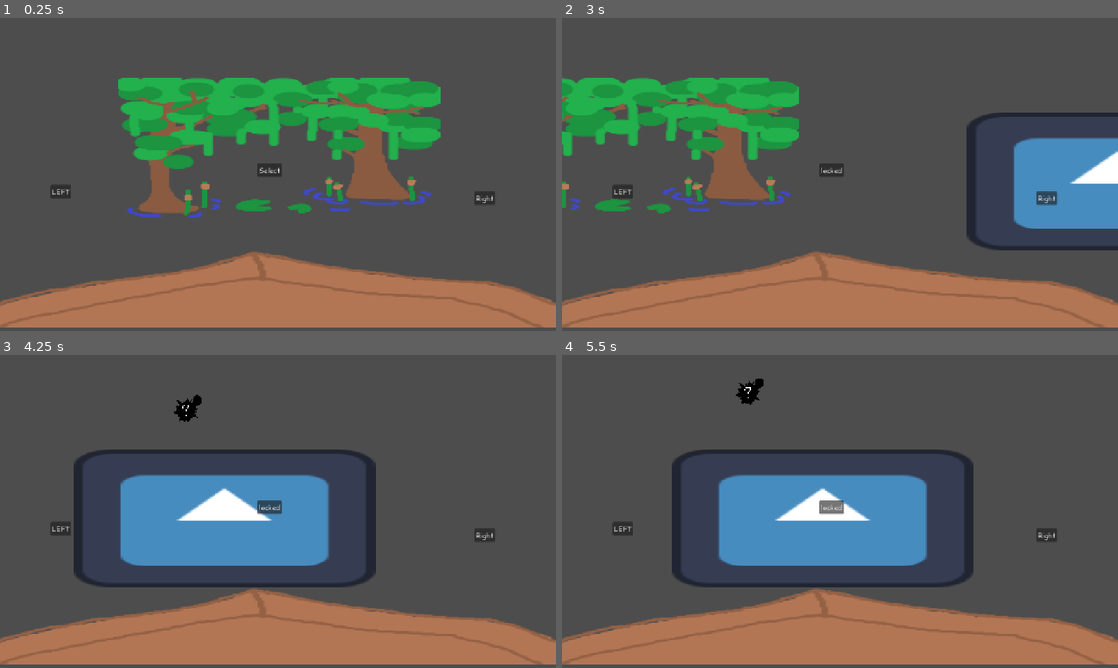
Above: before the commit, frames 1-4 (two rows, left to right).
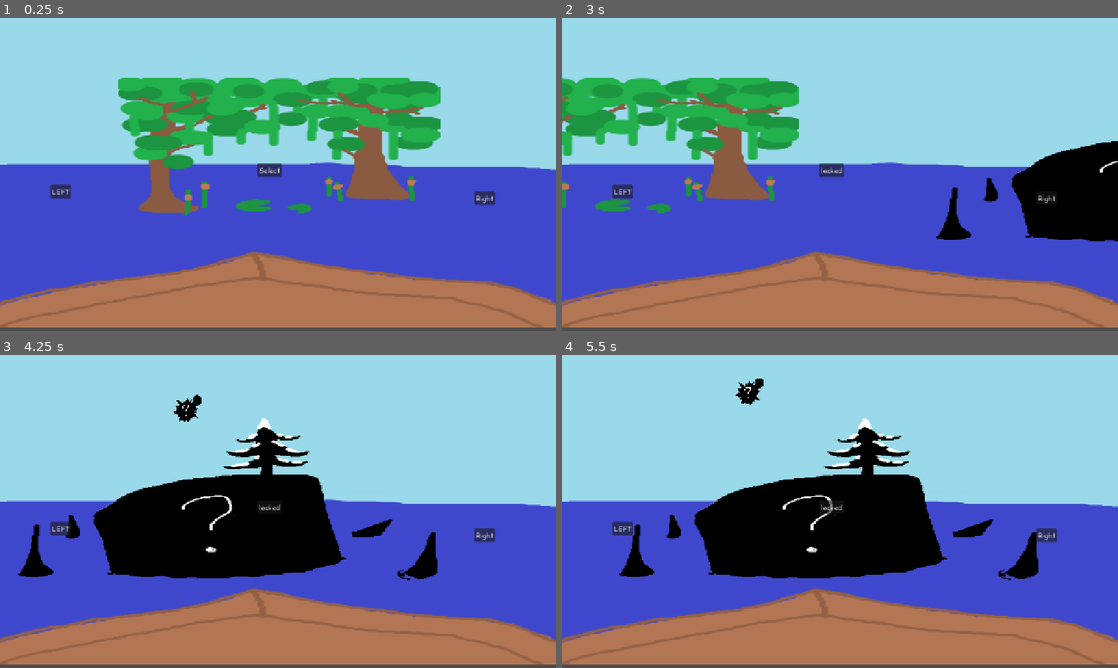
Above: after the commit, the same moments.

Repository: Animo105/game-jam-sherbrooke-2026
Game: Godot game, scene res://level_select.tscn
Two runs of this game, one before a commit and one after it. Both use one fixed random seed, a clock stepped at 60 frames per second and the inputs below. This scene is started directly instead of the project's main scene. The engine's default icon, where the game draws it, is replaced by a stand-in: a white triangle on a blue panel in a dark square.
Inputs (mouse positions are in pixels of both pictures, inside the frame that each line leads up to):
- Up to frame 1 (0.25 s): no input
- Up to frame 2 (3 s): click "LEFT" at 0.5 s; click "Right" at 1.25 s; click "Select" at 2 s; tap Enter at 2.75 s; move the mouse to (962, 158) at 2.77 s; hold D (right) from 2.78 s (still down); click (962, 158) at 2.92 s
- Up to frame 3 (4.25 s): move the mouse to (166, 527) at 3.52 s; release D (right) at 3.53 s; hold A (left) from 3.53 s (still down)
- Up to frame 4 (5.5 s): move the mouse to (895, 442) at 4.27 s; release A (left) at 4.28 s; hold D (right) from 4.28 s (still down); move the mouse to (812, 574) at 5.02 s; click (812, 574) at 5.17 s

The runs differ from the first frame. In frame 1, 69% of the frame differs, in the area x 0-100%, y 0-93%; in frame 2, 73%; in frame 3, 82%; in frame 4, 82%.

Commit message:
océan pour émeric

Diff:
--- a/level_select.gd
+++ b/level_select.gd
@@ -7,7 +7,6 @@
 @onready var fish_display: HFlowContainer = $FishDisplay
 
 var stages: Array
-var current_stage : int = 0
 var tween : Tween
 var tween2 : Tween
 # Called when the node enters the scene tree for the first time.
@@ -24,12 +23,12 @@
 		_on_button_2_pressed()
 
 func _on_button_pressed() -> void:
-	if current_stage != 0:
+	if Globals.current_habitat != 0:
 		if tween:
 			if tween.is_running():
 				return
 			tween.kill()
-		if !Globals.level_unlocked.has(current_stage-1):
+		if !Globals.level_unlocked.has(Globals.current_habitat-1):
 			select_button.text = "locked"
 		else:
 			select_button.text = "select"
@@ -37,22 +36,22 @@
 		tween.set_parallel()
 		tween.set_trans(Tween.TRANS_BACK)
 		tween.set_ease(Tween.EASE_OUT)
-		tween.tween_property(stages[current_stage], "position:x", 1700, 2.0)
-		tween.tween_property(stages[current_stage-1], "position:x", 600, 2.0)
-		current_stage -= 1
+		tween.tween_property(stages[Globals.current_habitat], "position:x", 1700, 2.0)
+		tween.tween_property(stages[Globals.current_habitat-1], "position:x", 600, 2.0)
+		Globals.current_habitat -= 1
 		for child in fish_display.get_children():
 			fish_display.remove_child(child)
 		#await tween.finished
 		display_fishes()
-	print(current_stage)
+	print(Globals.current_habitat)
 
 func _on_button_2_pressed() -> void:
-	if current_stage != stages.size()-1:
+	if Globals.current_habitat != stages.size()-1:
 		if tween:
 			if tween.is_running():
 				return
 			tween.kill()
-		if !Globals.level_unlocked.has(current_stage+1):
+		if !Globals.level_unlocked.has(Globals.current_habitat+1):
 			select_button.text = "locked"
 		else:
 			select_button.text = "select"
@@ -60,14 +59,14 @@
 		tween.set_parallel()
 		tween.set_trans(Tween.TRANS_BACK)
 		tween.set_ease(Tween.EASE_OUT)
-		tween.tween_property(stages[current_stage], "position:x", -500, 2.0)
-		tween.tween_property(stages[current_stage+1], "position:x", 600, 2.0)
-		current_stage += 1
+		tween.tween_property(stages[Globals.current_habitat], "position:x", -500, 2.0)
+		tween.tween_property(stages[Globals.current_habitat+1], "position:x", 600, 2.0)
+		Globals.current_habitat += 1
 		for child in fish_display.get_children():
 			fish_display.remove_child(child)
 		#await tween.finished
 		display_fishes()
-	print(current_stage)
+	print(Globals.current_habitat)
 
 
 func _on_select_pressed() -> void:
@@ -75,7 +74,7 @@
 
 func display_fishes() -> void:
 	for x : FishResource in FishManager.fish_list.values():
-		if x.habitat == current_stage:
+		if x.habitat == Globals.current_habitat:
 			print("here")
 			var fish_display_texture : TextureRect = TextureRect.new()
 			fish_display_texture.expand_mode = TextureRect.EXPAND_IGNORE_SIZE
--- a/level_select.tscn
+++ b/level_select.tscn
@@ -2,12 +2,18 @@
 
 [ext_resource type="Script" uid="uid://cef5srpaxdjfu" path="res://level_select.gd" id="1_vomi7"]
 [ext_resource type="Texture2D" uid="uid://biwntyxx0cvic" path="res://Assets/level icons/swamp.png" id="2_apu6u"]
-[ext_resource type="Texture2D" uid="uid://dm2pfrukogmi1" path="res://Assets/icon.svg" id="2_wevku"]
+[ext_resource type="Texture2D" uid="uid://bw40etruspjdf" path="res://Assets/level icons/level_selct_background.png" id="2_lmhjs"]
+[ext_resource type="Texture2D" uid="uid://c5e4lm80qy7vq" path="res://Assets/level icons/frozen_hidden.png" id="3_bv7n5"]
 [ext_resource type="Texture2D" uid="uid://bbp5i1sx0d04w" path="res://Assets/boatFront.png" id="4_apu6u"]
 [ext_resource type="Texture2D" uid="uid://cxmygswpwl1fd" path="res://Assets/level icons/volcano_hidden.png" id="4_bv7n5"]
 
 [node name="LevelSelect" type="Node2D" unique_id=647650039]
 script = ExtResource("1_vomi7")
+
+[node name="Background" type="Sprite2D" parent="." unique_id=334011105]
+position = Vector2(651.50006, 341.5)
+scale = Vector2(2.5957034, 1.404297)
+texture = ExtResource("2_lmhjs")
 
 [node name="Swamp" type="Sprite2D" parent="." unique_id=1974264440]
 position = Vector2(642, 306)
@@ -15,12 +21,12 @@
 texture = ExtResource("2_apu6u")
 
 [node name="Frozen" type="Sprite2D" parent="." unique_id=1591262851]
-position = Vector2(1749.0001, 376)
-scale = Vector2(5.4335938, 2.4765627)
-texture = ExtResource("2_wevku")
+position = Vector2(1835, 419)
+scale = Vector2(2.131836, 1.1439193)
+texture = ExtResource("3_bv7n5")
 
 [node name="Volcano" type="Sprite2D" parent="." unique_id=722650381]
-position = Vector2(1722, 239)
+position = Vector2(1809.0001, 393)
 scale = Vector2(3.6103523, 1.6455525)
 texture = ExtResource("4_bv7n5")
 
Binary file added: Assets/level icons/level_selct_background.png
Not shown, added: Assets/level icons/level_selct_background.png.import
